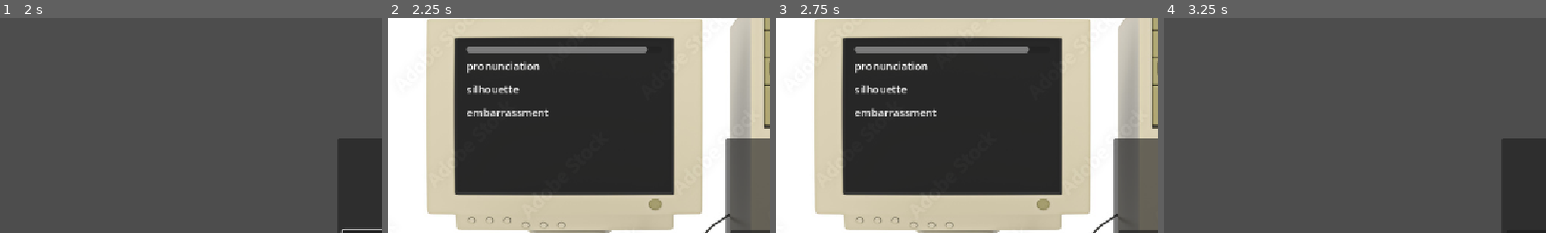
Above: before the commit, frames 1-4 (left to right).
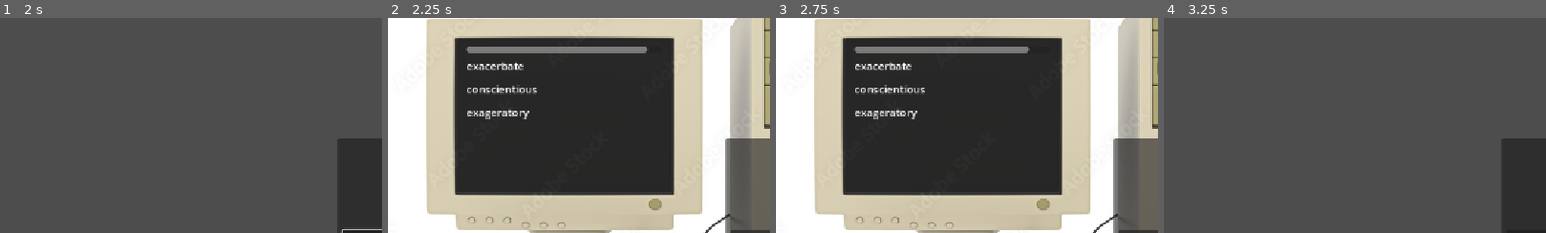
Above: after the commit, the same moments.

Repository: Pudding3160/cookie-jam
Game: Godot game, scene res://Ian/ian-test-scene.tscn
The game is run twice, just before and just after one commit, with the same random seed, the same clock (stepped at 60 frames per second) and the same inputs. The engine's default icon, where the game draws it, is replaced by a stand-in: a white triangle on a blue panel in a dark square.
Inputs (mouse positions are % of the whole screen's width and height, from its top left):
- Up to frame 1 (2 s): click "Break Room" at 0.5 s; tap Enter at 1.25 s; move the mouse to (72, 45) at 1.27 s; click (72, 45) at 1.42 s; tap Up (HonsJump) at 1.52 s
- Up to frame 2 (2.25 s): click "Main Room" at 2 s
- Up to frame 3 (2.75 s): no input
- Up to frame 4 (3.25 s): click "Printer Room" at 2.75 s
The pictures show only the part of the screen within x 27-77%, y 16-66%; the shares and areas given below are measured in that part.

Frame 1 is identical in both runs. In frame 2, 1.2% of the frame differs, in the area x 20-42%, y 20-48%; in frame 3, 1.2%; in frame 4, nothing differs.

Commit message:
added a hard mode; 8-character hashes.

Diff:
--- a/Code/Distractions/Typing Game/email-distraction-old.tscn
+++ /dev/null
@@ -1,189 +0,0 @@
-[gd_scene format=3 uid="uid://dd2b4bnf50t53"]
-
-[sub_resource type="GDScript" id="GDScript_3sau0"]
-resource_name = "email"
-script/source = "extends Control
-
-@export var words: Array[String]
-var chosen_words: Array[String]
-@export var duration := 20.0;
-var duration_buffer: float;
-@onready var v_box_controller = $Control/PanelContainer/MarginContainer/VSplitContainer/VBoxContainer;
-@onready var progress = $Control/PanelContainer/MarginContainer/VSplitContainer/ProgressBar
-
-var active_element;
-var current_character_index := -1;
-
-# Called when the node enters the scene tree for the first time.
-func _ready() -> void:
-	# Set this minigame's values to scale with the difficulty
-	set_diff();
-	duration_buffer = duration;
-	progress.max_value = duration;
-	progress.value = duration;
-	var rng = RandomNumberGenerator.new();
-	# Get random words
-	for n in 3:
-		var word = words[rng.randi_range(0, words.size() - 1)].to_lower();
-		chosen_words.append(word);
-
-	# Assign words to elements
-	for index in v_box_controller.get_child_count():
-		var rich_text: RichTextLabel = v_box_controller.get_child(index);
-		rich_text.text = chosen_words[index];
-
-
-# Called every frame. 'delta' is the elapsed time since the previous frame.
-func _process(delta: float) -> void:
-	duration_buffer -= delta;
-	progress.value = duration_buffer;
-	if duration_buffer < 0.0: queue_free();
-
-
-func _unhandled_key_input(event: InputEvent) -> void:
-	if event is not InputEventKey and not event.is_pressed(): return;
-	# Get the typed key as a string
-	var keyboard_event = event as InputEventKey;
-	var key_typed = PackedByteArray([keyboard_event.unicode]).get_string_from_utf8();
-
-	if (active_element == null):
-		# Get the active element
-		get_new_active_word(key_typed);
-	else:
-		# Check if the typed key is the same as the next character
-		var prompt = active_element.get_prompt();
-		var next_character = prompt.substr(current_character_index, 1);
-		if (key_typed == next_character):
-			current_character_index += 1;	# If it is, move to the next letter
-			active_element.set_next_character(current_character_index)
-			if (current_character_index == prompt.length()):	# Reset values if the word has been typed
-				current_character_index == -1;
-				active_element.queue_free()
-				active_element = null;
-
-
-func get_new_active_word(typed_character: String):
-	# Check all rich text nodes to see if one of them begins with the typed letter; if so, its the new active word
-	for child: RichTextLabel in v_box_controller.get_children():
-		var prompt = child.get_prompt();
-		var next_character = prompt.substr(0, 1);
-		if next_character != typed_character: return;
-		active_element = child;
-		current_character_index = 1;
-		active_element.set_next_character(current_character_index)
-
-
-func _on_v_box_container_completed() -> void:
-	queue_free()
-
-
-func set_diff() -> void:
-	var controller = get_parent();
-	if (controller.has_method(\"get_difficulty\")): duration /= controller.get_difficulty() / 6;
-"
-
-[sub_resource type="GDScript" id="GDScript_eu6v1"]
-resource_name = "detect_children"
-script/source = "extends VBoxContainer
-
-signal completed;
-
-# Called every frame. 'delta' is the elapsed time since the previous frame.
-func _process(delta: float) -> void:
-	if (get_child_count() > 0): return;
-	completed.emit();
-	queue_free();
-"
-
-[sub_resource type="GDScript" id="GDScript_3f12i"]
-resource_name = "text_element"
-script/source = "extends RichTextLabel
-
-@export var default_color := Color.WHITE;
-@export var success_color := Color.BURLYWOOD;
-
-func get_prompt() -> String:
-	return text;
-
-func set_next_character(next_character_index: int) -> void:
-	var default_text = get_bbcode_color_tag(default_color, text.substr(next_character_index, text.length() - next_character_index))
-	var success_text = get_bbcode_color_tag(success_color, text.substr(0, next_character_index))
-	parse_bbcode(success_text + default_text)
-
-
-func get_bbcode_color_tag(color: Color, text: String) -> String:
-	return \"[color=#\" + color.to_html(false) + \"]\" + text + \"[/color]\";
-"
-
-[node name="EmailDistraction" type="CanvasLayer" unique_id=608218343]
-script = SubResource("GDScript_3sau0")
-words = Array[String](["embezzlement", "thorough", "conscientiousness", "consciousness", "sanguine", "anachronism", "Cacophony", "Flabbergasted", "Pernicious", "Indefatigable"])
-
-[node name="Control" type="Control" parent="." unique_id=1964646450]
-layout_mode = 3
-anchors_preset = 8
-anchor_left = 0.5
-anchor_top = 0.5
-anchor_right = 0.5
-anchor_bottom = 0.5
-grow_horizontal = 2
-grow_vertical = 2
-mouse_filter = 2
-
-[node name="PanelContainer" type="PanelContainer" parent="Control" unique_id=1711491487]
-layout_mode = 0
-offset_left = -172.0
-offset_top = -162.0
-offset_right = 173.0
-offset_bottom = 162.0
-pivot_offset_ratio = Vector2(0.5, 0.5)
-mouse_filter = 2
-
-[node name="MarginContainer" type="MarginContainer" parent="Control/PanelContainer" unique_id=1628716980]
-layout_mode = 2
-theme_override_constants/margin_left = 15
-theme_override_constants/margin_top = 10
-theme_override_constants/margin_right = 15
-
-[node name="VSplitContainer" type="VSplitContainer" parent="Control/PanelContainer/MarginContainer" unique_id=240332112]
-layout_mode = 2
-theme_override_constants/separation = 8
-split_offsets = PackedInt32Array(4)
-split_offset = 4
-
-[node name="ProgressBar" type="ProgressBar" parent="Control/PanelContainer/MarginContainer/VSplitContainer" unique_id=1341219954]
-custom_minimum_size = Vector2(0, 10)
-layout_mode = 2
-offset_transform_enabled = true
-show_percentage = false
-
-[node name="VBoxContainer" type="VBoxContainer" parent="Control/PanelContainer/MarginContainer/VSplitContainer" unique_id=1936583620]
-layout_mode = 2
-theme_override_constants/separation = 12
-script = SubResource("GDScript_eu6v1")
-
-[node name="RichTextLabel" type="RichTextLabel" parent="Control/PanelContainer/MarginContainer/VSplitContainer/VBoxContainer" unique_id=2096586680]
-layout_mode = 2
-bbcode_enabled = true
-text = "lorem ipsum"
-fit_content = true
-scroll_active = false
-script = SubResource("GDScript_3f12i")
-
-[node name="RichTextLabel2" type="RichTextLabel" parent="Control/PanelContainer/MarginContainer/VSplitContainer/VBoxContainer" unique_id=1878516593]
-layout_mode = 2
-bbcode_enabled = true
-text = "lorem ipsum"
-fit_content = true
-scroll_active = false
-script = SubResource("GDScript_3f12i")
-
-[node name="RichTextLabel3" type="RichTextLabel" parent="Control/PanelContainer/MarginContainer/VSplitContainer/VBoxContainer" unique_id=1147517633]
-layout_mode = 2
-bbcode_enabled = true
-text = "lorem ipsum"
-fit_content = true
-scroll_active = false
-script = SubResource("GDScript_3f12i")
-
-[connection signal="completed" from="Control/PanelContainer/MarginContainer/VSplitContainer/VBoxContainer" to="." method="_on_v_box_container_completed"]
--- a/Code/Distractions/Typing Game/email-logic.gd
+++ b/Code/Distractions/Typing Game/email-logic.gd
@@ -6,12 +6,15 @@
 var duration_buffer: float;
 @onready var v_box_controller := $PanelContainer/MarginContainer/VSplitContainer/VBoxContainer;
 @onready var progress := $PanelContainer/MarginContainer/VSplitContainer/ProgressBar
+var hard_mode: bool;
+@export var prompts_amount := 3;
 
 var active_element;
 var current_character_index := -1;
 
 # Called when the node enters the scene tree for the first time.
 func _ready() -> void:
+	get_words(hard_mode);
 	# Set this minigame's values to scale with the difficulty
 	scale_with_difficulty();
 	duration_buffer = duration;
@@ -77,8 +80,25 @@
 	var diff: float = controller.get_difficulty();
 	var new_duration := -5 * log(diff + 1.0) + duration;	# If time needs to be extended, increase duration; if the curve needs to be deeper, increase the first number
 	duration = new_duration;
-	print(duration);
 
 
 func _on_v_box_container_completed() -> void:
 	queue_free();
+
+
+func get_words(hard_mode := false) -> void:
+	# Generate n amount of words/hashes
+	for i in prompts_amount:
+		var word := get_random_word() if !hard_mode else generate_hash();	# If hard mode is false, get a word from the list;
+																			# otherwise, generate a hash that's string_length characters long
+		chosen_words.append(word);	# Append the word
+	hard_mode = false;	# idc turn that off whenever you make words
+
+func generate_hash(string_length := 8) -> String:
+	var hash_string := str(pow(Time.get_unix_time_from_system(), 3)).right(string_length)
+	var hash := hash_string.sha256_text();	# Multiply by 100,000 to get an integer
+	return hash.left(string_length).to_lower();
+
+func get_random_word() -> String:
+	var rng := RandomNumberGenerator.new();
+	return words[rng.randi_range(0, words.size() - 1)].to_lower();
